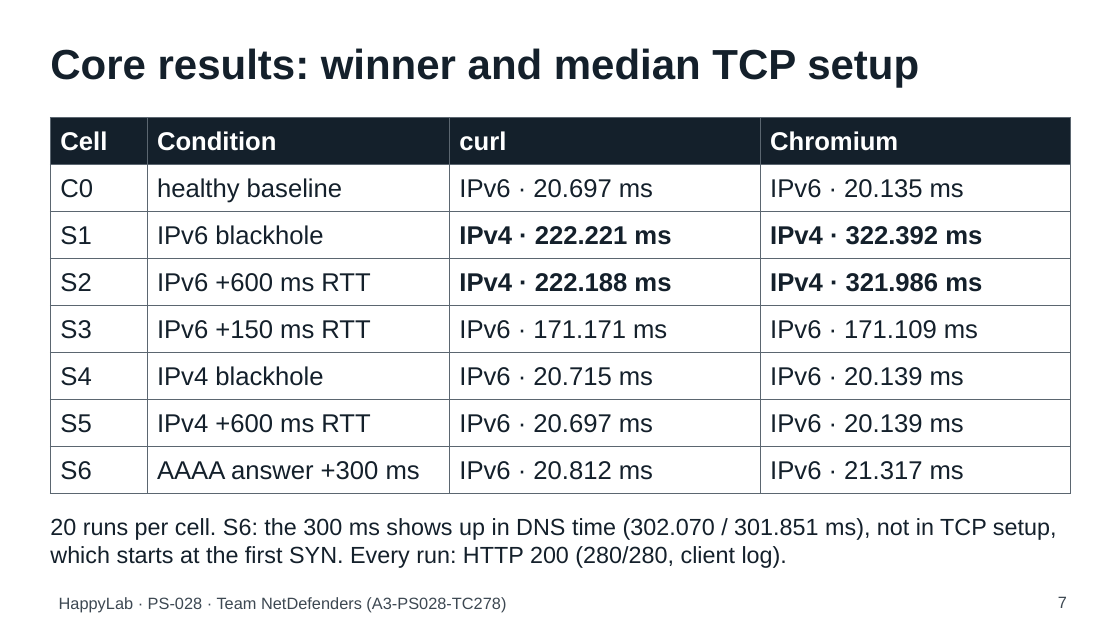
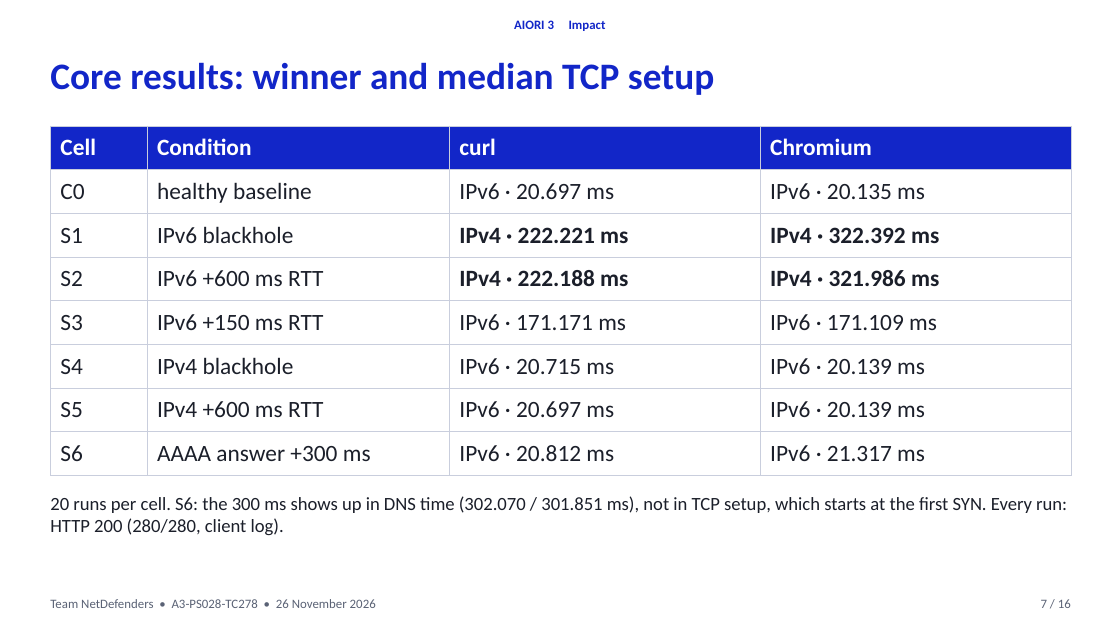
Before and after one commit to aiori-hackathon/A3-PS028-TC278, a slide deck: slide 7 of deck/HappyLab_PS028_TC278.pptx. Drawn at 1120x630 pixels with LibreOffice and Linux fonts; fonts in the diff are those of the drawing. Boxes give left, top, right and bottom in pixels: in the first picture for what was removed or moved away, otherwise in the second. Text is boxed around its words. In the diff, an @@ line names an element or a change of style, - is before the commit and + after.

```diff
--- a/deck/HappyLab_PS028_TC278.pptx
+++ b/deck/HappyLab_PS028_TC278.pptx
@@ text added at box(514, 20, 606, 31), 11 pt, text #1226C8, bold @@
+AIORI 3 Impact
@@ text "Core results: winner and median ...": place and size @@
-text "Core results: winner and median ..." at box(50, 48, 919, 88)
+text "Core results: winner and median ..." at box(50, 62, 714, 95)
@@ text "Core results: winner and median ..." at box(50, 62, 714, 95): size 36 to 32 pt, font Arial to Calibri, text colour #14202B to #1226C8 @@
@@ table at box(50, 126, 1071, 465) @@
@@ fill #14202B to #1226C8 in row 1 @@
@@ size 22 to 20 pt, font Arial to Calibri, text colour #14202B to #1B1F2A @@
@@ borders changed @@
@@ table: place and size @@
-table at box(50, 118, 1071, 484)
+table at box(50, 126, 1071, 465)
@@ text "20 runs per cell. S6: ...": place and size @@
-text "20 runs per cell. S6: ..." at box(50, 518, 1057, 568)
+text "20 runs per cell. S6: ..." at box(50, 496, 1067, 535)
@@ text "20 runs per cell. S6: ..." at box(50, 496, 1067, 535): size 20 to 16 pt, font Arial to Calibri, text colour #14202B to #1B1F2A @@
@@ text at box(50, 599, 376, 608): text changed; size 14 to 11 pt; font Arial to Calibri; text colour #3D4852 to #5A6275 @@
-HappyLab · PS-028 · Team NetDefenders (A3-PS028-TC278)
+Team NetDefenders • A3-PS028-TC278 • 26 November 2026
@@ text "7 / 16" at box(1041, 599, 1071, 608): vertical alignment top to middle @@
@@ text at box(1041, 599, 1071, 608): text changed; size 14 to 11 pt; font Arial to Calibri; text colour #3D4852 to #5A6275 @@
-7
+7 / 16
```
Also in this commit, not shown: 13 other slides changed, 2 slides added, 14 other files.
